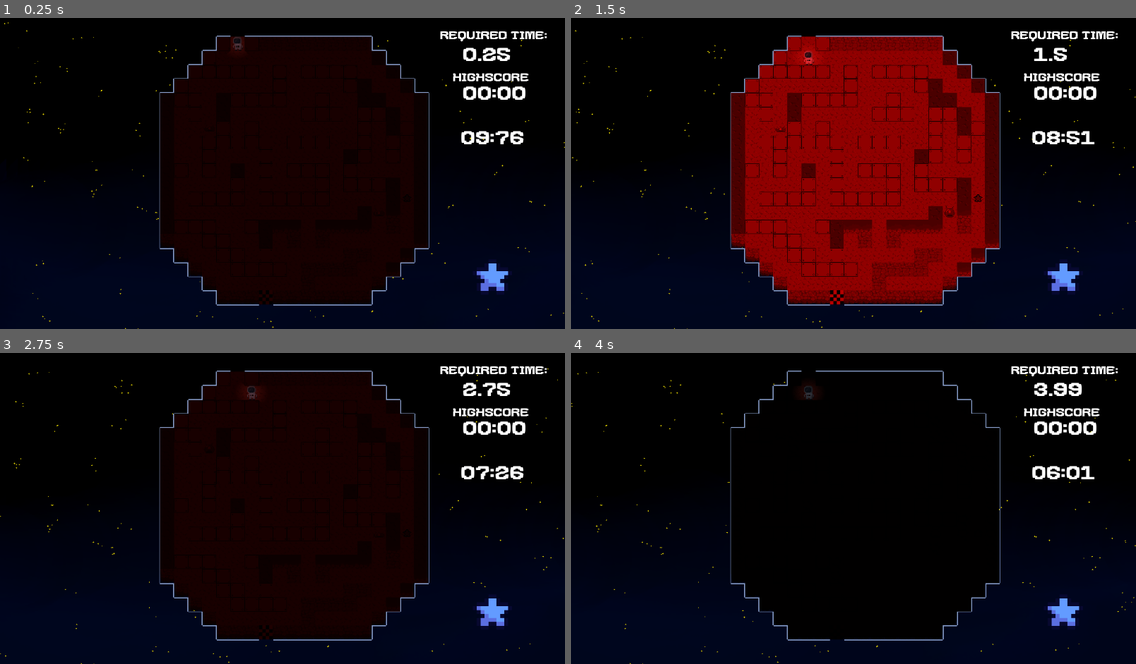
Above: before the commit, frames 1-4 (two rows, left to right).
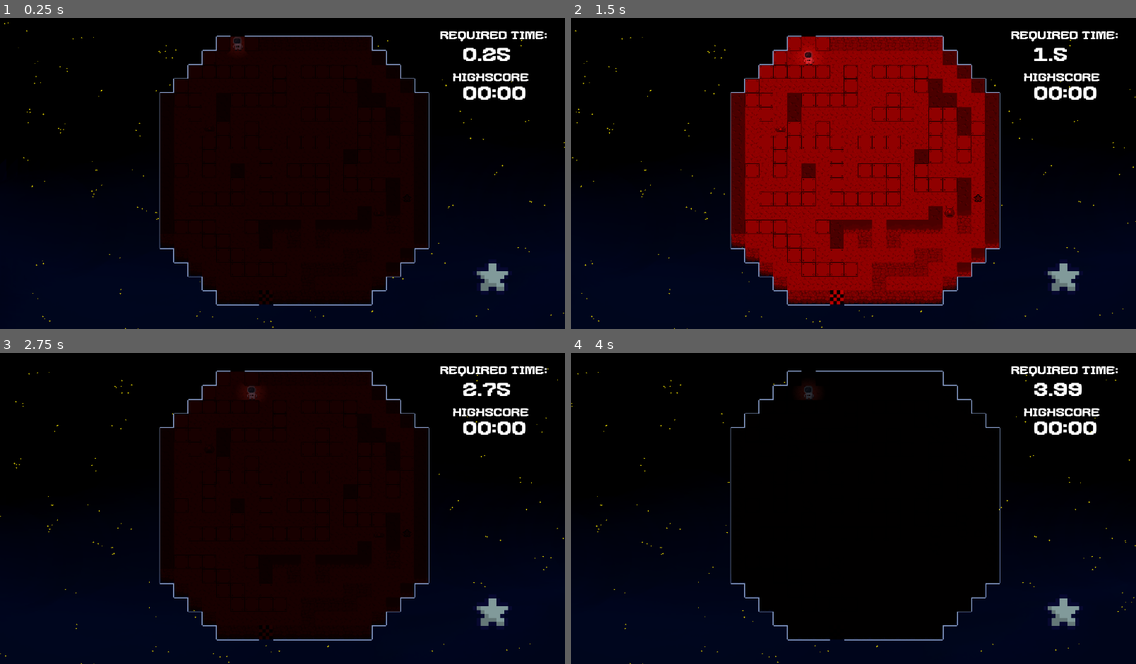
Above: after the commit, the same moments.

Repository: ilsyxn/void-escape
Game: Godot game, scene res://level/world2/level_2_1.tscn
Two runs of this game, one before a commit and one after it. Both use one fixed random seed, a clock stepped at 60 frames per second and the inputs below. This scene is started directly instead of the project's main scene.
Inputs:
- Up to frame 1 (0.25 s): no input
- Up to frame 2 (1.5 s): hold D (right) 0.53-1.28 s; hold S (down) from 1.28 s (still down)
- Up to frame 3 (2.75 s): release S (down) at 2.03 s; hold D (right) from 2.03 s (still down)
- Up to frame 4 (4 s): release D (right) at 2.78 s; hold W (up) 2.78-3.53 s; hold A (left) from 3.53 s (still down)

The runs differ from the first frame. In frame 1, 0.6% of the frame differs, in the area x 81-93%, y 4-88%; in frame 2, 0.6%; in frame 3, 0.6%; in frame 4, 0.6%.

Commit message:
idk was ich alles geändert gabe

Diff:
--- a/GameOver/Game_Over.gd
+++ b/GameOver/Game_Over.gd
@@ -1,5 +1,4 @@
 extends Node2D
-
 
 # Called when the node enters the scene tree for the first time.
 func _ready():
@@ -11,5 +10,18 @@
 	pass
 
 
-func _on_back_pressed():
+func bounce_in() -> void:
+	$".".set_physics_process(false)
+	var tween = create_tween()
+
+	# Change position x to 512 over 2 seconds
+	# Also add a bounce at the end of the transition:
+	tween.tween_property(self, "position:y", 350, 2.0).set_trans(Tween.TRANS_BOUNCE).set_ease(Tween.EASE_OUT)
+
+
+func _on_menu_pressed():
 	get_tree().change_scene_to_file("res://main-menu/level_selector.tscn")
+
+
+func _on_restart_pressed():
+	$"../../lvl2_1".restartLevel()
--- a/GameOver/Game_Over.tscn
+++ b/GameOver/Game_Over.tscn
@@ -1,45 +1,29 @@
-[gd_scene load_steps=7 format=3 uid="uid://dj4emyeeic6bl"]
+[gd_scene load_steps=5 format=3 uid="uid://dj4emyeeic6bl"]
 
 [ext_resource type="Script" path="res://GameOver/Game_Over.gd" id="1_1y0l5"]
-[ext_resource type="FontFile" uid="uid://btk6lr8r58ga0" path="res://assets/ui/gomarice_mix_bit_font.ttf" id="1_b6j4m"]
-[ext_resource type="Texture2D" uid="uid://cbpacxkbolutw" path="res://assets/buttons/play.png" id="2_1paq1"]
-[ext_resource type="Texture2D" uid="uid://btcywrpalqh3" path="res://assets/buttons/play-pressed.png" id="3_umum8"]
-[ext_resource type="Texture2D" uid="uid://dty1aww7qgakx" path="res://assets/buttons/back.png" id="5_ypnrt"]
-[ext_resource type="Texture2D" uid="uid://cugvh1jqn8dng" path="res://assets/buttons/back-pressed.png" id="6_16rkr"]
+[ext_resource type="Texture2D" uid="uid://blnqbgi6vn3j5" path="res://assets/game_over.png" id="1_qqer5"]
+[ext_resource type="Texture2D" uid="uid://23g8cgreey28" path="res://assets/buttons/restart.png" id="3_jpvee"]
+[ext_resource type="Texture2D" uid="uid://5kj1du7ak3n5" path="res://assets/buttons/menu.png" id="4_1xqwk"]
 
-[node name="GameOver" type="Node2D"]
+[node name="GameOver" type="Sprite2D"]
+texture = ExtResource("1_qqer5")
 script = ExtResource("1_1y0l5")
 
-[node name="TryAgain" type="TextureButton" parent="."]
-offset_left = 668.0
-offset_top = 403.0
-offset_right = 789.0
-offset_bottom = 449.0
-texture_normal = ExtResource("2_1paq1")
-texture_pressed = ExtResource("3_umum8")
+[node name="Restart" type="TextureButton" parent="."]
+offset_left = -488.0
+offset_top = -396.0
+offset_right = -367.0
+offset_bottom = -350.0
+scale = Vector2(8, 8)
+texture_normal = ExtResource("3_jpvee")
 
-[node name="Titel" type="Label" parent="."]
-anchors_preset = 15
-anchor_right = 1.0
-anchor_bottom = 1.0
-offset_left = 225.0
-offset_top = 57.0
-offset_right = 944.0
-offset_bottom = 158.0
-grow_horizontal = 2
-grow_vertical = 2
-size_flags_horizontal = 4
-size_flags_vertical = 1
-theme_override_fonts/font = ExtResource("1_b6j4m")
-theme_override_font_sizes/font_size = 110
-text = "Game Over"
+[node name="Menu" type="TextureButton" parent="."]
+offset_left = -488.0
+offset_top = 19.0
+offset_right = -367.0
+offset_bottom = 65.0
+scale = Vector2(8, 8)
+texture_normal = ExtResource("4_1xqwk")
 
-[node name="Back" type="TextureButton" parent="."]
-offset_left = 425.0
-offset_top = 397.0
-offset_right = 546.0
-offset_bottom = 443.0
-texture_normal = ExtResource("5_ypnrt")
-texture_pressed = ExtResource("6_16rkr")
-
-[connection signal="pressed" from="Back" to="." method="_on_back_pressed"]
+[connection signal="pressed" from="Restart" to="." method="_on_restart_pressed"]
+[connection signal="pressed" from="Menu" to="." method="_on_menu_pressed"]
--- a/level/world1/level.gd
+++ b/level/world1/level.gd
@@ -152,6 +152,7 @@
 			bewertung.set_times(stoppuhr.time, save_Game.time[id])
 			hide_lvl_ui()
 			bewertung.bounce_in()
+			print(save_Game.collected_stars)
 
 # Zum hinzufügen der Void
 func add_particle(pos: Vector2i):
--- a/level/world2/level2.gd
+++ b/level/world2/level2.gd
@@ -55,8 +55,9 @@
 	# Falls der Stern noch nicht eingesammelt wurde einen Stern spawnen
 	if !save_Game.bonusItems.has(id):
 		set_cell(1, starPos, 11, Vector2i(0,0), 0)
+		star.texture = load("res://assets/buttons/gray/stargray.png")
 	else:
-		star.texture = load("res://assets/star.png")
+		star.texture = load("res://assets/buttons/orange/starorgange.png")
 	setup_grid()
 # Player Position auf der Map finden
 	for tile_pos in get_used_cells(1):
@@ -92,10 +93,7 @@
 	# Licht soll Spieler verfolgen
 	light.position = to_global(map_to_local(player_tile_pos))
 
-	# Timer wieder aktivieren wenn Pausemenü geschlossen wird
-	if settings.enabled == false:
-		stoppuhr.process_mode = Node.PROCESS_MODE_ALWAYS
-		light_timer.process_mode = Node.PROCESS_MODE_ALWAYS
+
 
 func _unhandled_input(event):
 		if event.is_action_pressed("right"):
@@ -116,9 +114,9 @@
 			if settings.enabled == false:
 				settings.enabled = true
 				stoppuhr.process_mode = Node.PROCESS_MODE_DISABLED
-				light_timer.process_mode = Node.PROCESS_MODE_DISABLED
 			elif settings.enabled:
 				settings.enabled = false
+				stoppuhr.process_mode = Node.PROCESS_MODE_ALWAYS
 
 
 
@@ -156,7 +154,7 @@
 		# Stern einsammeln
 		if target_tile_pos == starPos:
 			bonus = true
-			star.texture = load("res://assets/star.png")
+			star.texture = load("res://assets/buttons/orange/starorgange.png")
 
 		# Wenn das Ziel erreicht wird die ganzen Infos im SaveGame speichern
 		if target_tile_id == 5:
@@ -164,6 +162,7 @@
 				save_Game.levelFinished(id)
 				if bonus:
 					save_Game.bonusCollected(id)
+					print(save_Game.bonusItems)
 
 				# Nächstes Level im Menü freischalten
 				save_Game.unlockedLevels.append(id+1)
@@ -179,7 +178,6 @@
 		timer_done = true
 		light.visible = true
 		fog.visible = true
-		light_out_in.visible = false
 		await get_tree().create_timer(0.8).timeout
 
 func _on_timer_timeout():
@@ -230,7 +228,9 @@
 				# Wenn vom Monster gefressen, dann Game Over
 				if path_taken[1] == Vector2i(player_tile_pos):
 					await get_tree().create_timer(0.5).timeout
-					get_tree().change_scene_to_file("res://GameOver/Game_Over.tscn")
+					hide_lvl_ui()
+					$"../Belichtet/GameOver".bounce_in()
+
 
 func setup_grid():
 	astagrid.region = Rect2i(0,0,100,100)
@@ -249,3 +249,13 @@
 
 func is_spot_solid(spot_to_check: Vector2i) -> bool:
 	return get_cell_tile_data(0, spot_to_check).get_custom_data(is_solid)
+
+func hide_lvl_ui():
+	$"../Belichtet/light_out_in".hide()
+	$"../Belichtet/gebrauchte_zeit".hide()
+	$"../Belichtet/stoppuhr/label".hide()
+	$"../Belichtet/Highscore".hide()
+	$"../Belichtet/HighScoreTime".hide()
+	$"../Belichtet/Border".hide()
+	$"../Belichtet/Star".hide()
+	$"../Belichtet/HighScoreTime".hide()
--- a/level/world2/level_2_1.tscn
+++ b/level/world2/level_2_1.tscn
@@ -9,7 +9,7 @@
 [ext_resource type="FontFile" uid="uid://btk6lr8r58ga0" path="res://assets/ui/gomarice_mix_bit_font.ttf" id="7_8m75s"]
 [ext_resource type="Script" path="res://level/stoppuhr.gd" id="8_j7uh6"]
 [ext_resource type="PackedScene" uid="uid://h2dqw4dt0jx3" path="res://assets/ui/settings.tscn" id="9_rchls"]
-[ext_resource type="Script" path="res://level/visual_timer.gd" id="10_te35r"]
+[ext_resource type="PackedScene" uid="uid://dj4emyeeic6bl" path="res://GameOver/Game_Over.tscn" id="11_sxb5m"]
 
 [node name="Level2-1" type="Node2D"]
 
@@ -32,39 +32,17 @@
 layer_0/name = "base"
 layer_0/tile_data = PackedInt32Array(262144, 29, 0, 327680, 29, 0, 393216, 29, 0, 458752, 29, 0, 524288, 29, 0, 589824, …(4723 unchanged characters)…
 layer_1/name = "player"
-layer_1/tile_data = PackedInt32Array(5, 1, 0, 786447, 13, 0, 393219, 14, 0, 720913, 11, 0)
+layer_1/tile_data = PackedInt32Array(5, 1, 0, 786447, 13, 0, 393219, 14, 0)
 script = ExtResource("3_od5ri")
+id = 21
+starPos = Vector2(17, 11)
+startPos = Vector2i(5, 0)
 
 [node name="Fog" type="CanvasModulate" parent="."]
 visible = false
 color = Color(0, 0, 0, 1)
 
 [node name="Belichtet" type="CanvasLayer" parent="."]
-
-[node name="visual_timer" type="Node" parent="Belichtet"]
-script = ExtResource("10_te35r")
-
-[node name="time" type="Label" parent="Belichtet/visual_timer"]
-anchors_preset = 15
-anchor_right = 1.0
-anchor_bottom = 1.0
-offset_left = 939.0
-offset_top = 234.5
-offset_right = -82.0
-offset_bottom = -371.5
-grow_horizontal = 2
-grow_vertical = 2
-size_flags_horizontal = 4
-size_flags_vertical = 1
-theme_override_fonts/font = ExtResource("7_8m75s")
-theme_override_font_sizes/font_size = 41
-text = "00:00"
-metadata/_edit_use_anchors_ = true
-
-[node name="Timer" type="Timer" parent="Belichtet/visual_timer"]
-wait_time = 10.0
-one_shot = true
-autostart = true
 
 [node name="Star" type="Sprite2D" parent="Belichtet"]
 position = Vector2(1004, 546)
@@ -78,24 +56,6 @@
 rendering_quadrant_size = 32
 format = 2
 layer_0/tile_data = PackedInt32Array(1245191, 0, 1342177280, 1245192, 0, 1342177280, -65527, 0, 1610612736, -65526, 0,  …(1106 unchanged characters)…
-
-[node name="light_out_in" type="Label" parent="Belichtet"]
-anchors_preset = 15
-anchor_right = 1.0
-anchor_bottom = 1.0
-offset_left = 902.0
-offset_top = 206.0
-offset_right = 173.0
-offset_bottom = -391.0
-grow_horizontal = 2
-grow_vertical = 2
-scale = Vector2(0.5, 0.5)
-size_flags_horizontal = 4
-size_flags_vertical = 1
-theme_override_fonts/font = ExtResource("7_8m75s")
-theme_override_font_sizes/font_size = 50
-text = "Lights out in :"
-metadata/_edit_use_anchors_ = true
 
 [node name="gebrauchte_zeit" type="Label" parent="Belichtet"]
 anchors_preset = 15
@@ -178,3 +138,7 @@
 offset_bottom = -45.0
 scale = Vector2(0.3, 0.3)
 metadata/_edit_use_anchors_ = true
+
+[node name="GameOver" parent="Belichtet" instance=ExtResource("11_sxb5m")]
+position = Vector2(581, -245)
+scale = Vector2(0.4, 0.365)
--- a/level/world2/level_2_2.tscn
+++ b/level/world2/level_2_2.tscn
@@ -34,6 +34,9 @@
 layer_1/name = "player"
 layer_1/tile_data = PackedInt32Array(262148, 15, 0, 983052, 14, 0, 131085, 1, 0, 327702, 13, 0, 131095, 11, 0)
 script = ExtResource("4_cq4ac")
+id = 22
+starPos = Vector2(23, 2)
+startPos = Vector2i(13, 2)
 
 [node name="Fog" type="CanvasModulate" parent="."]
 visible = false
--- a/level/world2/level_2_3.tscn
+++ b/level/world2/level_2_3.tscn
@@ -32,8 +32,11 @@
 layer_0/name = "base"
 layer_0/tile_data = PackedInt32Array(65537, 7, 0, 131073, 7, 0, 196609, 7, 0, 262145, 7, 0, 327681, 7, 0, 393217, 7, 0, …(12377 unchanged characters)…
 layer_1/name = "player"
-layer_1/tile_data = PackedInt32Array(1310737, 11, 0, 7, 1, 0, 524312, 13, 0, 524289, 14, 0, 1703954, 15, 0)
+layer_1/tile_data = PackedInt32Array(524312, 13, 0, 524289, 14, 0, 1703954, 15, 0, 7, 1, 0)
 script = ExtResource("4_6a04k")
+id = 23
+starPos = Vector2(17, 20)
+startPos = Vector2i(7, 0)
 
 [node name="Fog" type="CanvasModulate" parent="."]
 visible = false
--- a/level/world2/level_2_4.tscn
+++ b/level/world2/level_2_4.tscn
@@ -32,8 +32,11 @@
 layer_0/name = "base"
 layer_0/tile_data = PackedInt32Array(6, 10, 0, 7, 10, 0, 8, 10, 0, 9, 10, 0, 10, 10, 0, 11, 10, 0, 12, 10, 0, 13, 10, 0 …(18524 unchanged characters)…
 layer_1/name = "player"
-layer_1/tile_data = PackedInt32Array(26, 1, 0, 65547, 14, 0, 196633, 13, 0, 786458, 11, 0, 917513, 16, 0, 1572899, 15, 0)
+layer_1/tile_data = PackedInt32Array(26, 1, 0, 65547, 14, 0, 196633, 13, 0, 917513, 16, 0, 1572899, 15, 0)
 script = ExtResource("4_jpqlh")
+id = 24
+starPos = Vector2(26, 12)
+startPos = Vector2i(26, 0)
 
 [node name="Fog" type="CanvasModulate" parent="."]
 visible = false
--- a/level/world2/level_2_5.tscn
+++ b/level/world2/level_2_5.tscn
@@ -34,6 +34,9 @@
 layer_1/name = "player"
 layer_1/tile_data = PackedInt32Array(31, 1, 0, 524300, 13, 0, 655397, 14, 0, 1245201, 15, 0, 1703943, 16, 0)
 script = ExtResource("4_1740n")
+id = 25
+starPos = Vector2(43, 10)
+startPos = Vector2i(31, 0)
 
 [node name="Fog" type="CanvasModulate" parent="."]
 visible = false
--- a/main-menu/bewertung.gd
+++ b/main-menu/bewertung.gd
@@ -15,6 +15,7 @@
 	stern_3.texture = preload("res://main-menu/star_gelb_big.png")
 	if !save_Game.three_stars.has(id):
 		save_Game.three_stars.append(id)
+	addStars(3,id)
 
 func two_stars(id):
 	stern_1.texture = preload("res://main-menu/star_gelb_big.png")
@@ -22,12 +23,17 @@
 	if !save_Game.two_stars.has(id):
 		save_Game.two_stars.append(id)
 
+	addStars(2,id)
 func one_star(id):
 	stern_1.texture = preload("res://main-menu/star_gelb_big.png")
 	if !save_Game.one_star.has(id):
 		save_Game.one_star.append(id)
+	addStars(1,id)
 
-
+func addStars(stars, id):
+	if save_Game.stars_per_level[id] < stars:
+		save_Game.collected_stars += stars - save_Game.stars_per_level[id]
+		save_Game.stars_per_level[id] = stars
 
 func _on_continue_pressed():
 	get_tree().change_scene_to_file("res://main-menu/level_selector.tscn")
--- a/main-menu/level_selector.tscn
+++ b/main-menu/level_selector.tscn
@@ -72,15 +72,15 @@
 
 
 func _on_level_23_pressed():
-	pass
+	get_tree().change_scene_to_file(\"res://level/world2/level_2_3.tscn\")
 
 
 func _on_level_24_pressed():
-	pass # Replace with function body.
+	get_tree().change_scene_to_file(\"res://level/world2/level_2_4.tscn\")
 
 
 func _on_level_25_pressed():
-	pass # Replace with function body.
+	get_tree().change_scene_to_file(\"res://level/world2/level_2_5.tscn\")
 
 
 func _on_level_31_pressed():
--- /dev/null
+++ b/main-menu/shop.tscn
@@ -0,0 +1,17 @@
+[gd_scene load_steps=3 format=3 uid="uid://b6soj3hv42mmr"]
+
+[ext_resource type="PackedScene" uid="uid://c2g1xhq21x1mf" path="res://main-menu/background.tscn" id="1_635h5"]
+[ext_resource type="PackedScene" uid="uid://wmiwgf778der" path="res://main-menu/slot.tscn" id="2_a2vry"]
+
+[node name="Shop" type="Node2D"]
+
+[node name="Background" parent="." instance=ExtResource("1_635h5")]
+
+[node name="VBocContainer" type="VBoxContainer" parent="."]
+offset_bottom = 40.0
+
+[node name="HBoxContainer" type="HBoxContainer" parent="VBocContainer"]
+layout_mode = 2
+
+[node name="Shop" parent="VBocContainer/HBoxContainer" instance=ExtResource("2_a2vry")]
+position = Vector2(157, 231)
--- a/main-menu/slot.gd
+++ b/main-menu/slot.gd
@@ -1,34 +1,22 @@
 extends Node2D
+@export var isOwned : bool
+@export var id : int
+@export var bild : Texture2D
+@onready var knopf = $Knopf
+@onready var background = $Background
+@onready var skin = $Skin
+@onready var owned = $Owned
 
-@onready var selected : bool = false
-@onready var img = $Img
-@onready var background = $Img/Background
-@onready var skin = $Img/Skin
-@onready var owned = $Img/Owned
-
-@export var id : int
-@export var isOwned : bool
-@export var image : Texture2D
-
-# Called when the node enters the scene tree for the first time.
+signal select
 func _ready():
+	skin.texture = bild
+func _process(_delta):
+	if isOwned:
+		owned.visible = true
+	else:
+		owned.visible = false
 
 
-	skin.texture = image
-	if selected:
-		img.texture = preload("res://assets/skins/slot-selected.png")
-	elif !selected:
-		img.texture = preload("res://assets/skins/slot.png")
 
-
-# Called every frame. 'delta' is the elapsed time since the previous frame.
-func _process(delta):
-	if selected:
-		img.texture = preload("res://assets/skins/slot-selected.png")
-	elif !selected:
-		img.texture = preload("res://assets/skins/slot.png")
-
-	if isOwned:
-		owned.visible = true
-	elif !isOwned:
-		owned.visible = false
+func _on_knopf_pressed():
+	select.emit(id)
--- a/main-menu/slot.tscn
+++ b/main-menu/slot.tscn
@@ -1,26 +1,34 @@
-[gd_scene load_steps=5 format=3 uid="uid://wmiwgf778der"]
+[gd_scene load_steps=7 format=3 uid="uid://wmiwgf778der"]
 
 [ext_resource type="Script" path="res://main-menu/slot.gd" id="1_8dq2g"]
 [ext_resource type="Texture2D" uid="uid://chpdsnyfc7vms" path="res://assets/skins/slot.png" id="1_s3yat"]
+[ext_resource type="Texture2D" uid="uid://sey3e8riqju7" path="res://assets/skins/slot-selected.png" id="1_vg848"]
 [ext_resource type="Texture2D" uid="uid://f68xcnilhq47" path="res://assets/skins/background.png" id="2_ksli3"]
+[ext_resource type="Texture2D" uid="uid://c1tf5xvc0wlgi" path="res://assets/skins/character.png" id="4_nqsxq"]
 [ext_resource type="Texture2D" uid="uid://dhu1eyfmd32w3" path="res://assets/skins/owned.png" id="4_qpp01"]
 
-[node name="Slot" type="Node2D"]
+[node name="Shop" type="Node2D"]
 script = ExtResource("1_8dq2g")
 
-[node name="Img" type="Sprite2D" parent="."]
-texture = ExtResource("1_s3yat")
+[node name="Knopf" type="TextureButton" parent="."]
+offset_right = 64.0
+offset_bottom = 65.0
+texture_normal = ExtResource("1_s3yat")
+texture_pressed = ExtResource("1_vg848")
 
-[node name="Background" type="Sprite2D" parent="Img"]
-position = Vector2(0.799999, -0.200001)
-scale = Vector2(1.3, 1.3)
+[node name="Background" type="Sprite2D" parent="."]
+position = Vector2(32, 32.5)
+scale = Vector2(1.25, 1.28125)
 texture = ExtResource("2_ksli3")
 
-[node name="Skin" type="Sprite2D" parent="Img"]
-position = Vector2(0.6, -0.400003)
+[node name="Skin" type="Sprite2D" parent="."]
+position = Vector2(32, 32)
 scale = Vector2(1.2, 1.2)
+texture = ExtResource("4_nqsxq")
 
-[node name="Owned" type="Sprite2D" parent="Img"]
-position = Vector2(14.6, 15.6)
-scale = Vector2(0.7, 0.7)
+[node name="Owned" type="Sprite2D" parent="."]
+position = Vector2(46, 47)
+scale = Vector2(0.6, 0.6)
 texture = ExtResource("4_qpp01")
+
+[connection signal="pressed" from="Knopf" to="." method="_on_knopf_pressed"]
--- a/save/saveGame.gd
+++ b/save/saveGame.gd
@@ -5,12 +5,14 @@
 @export var finishedLevels : Array[int]
 var unlockedLevels = [1,21,31]
 @export var time : Array
+@export var stars_per_level : Array[int]
 
 var welt1_skins = [1, 21, 19, 22, 20, 18, 17, 12]
 var welt3_skins = [3, 7, 5, 9, 6, 4, 2, 8]
 var world1_player = welt1_skins[0]
 var world3_player = welt3_skins[0]
 var selectedSkinText = preload("res://assets/skins/character.png")
+var collected_stars = 0
 
 var three_stars = []
 var two_stars = []
@@ -27,7 +29,10 @@
 	return world1_player
 
 func bonusCollected(id : int):
-	bonusItems.append(id)
+	if !bonusItems.has(id):
+		bonusItems.append(id)
+		collected_stars += 1
+		print(collected_stars)
 
 func levelFinished(id : int):
 	finishedLevels.append(id)
--- a/save/saveGame.tres
+++ b/save/saveGame.tres
@@ -6,4 +6,5 @@
 script = ExtResource("1_scb8s")
 bonusItems = Array[int]([0])
 finishedLevels = Array[int]([0])
-time = [null, null, null, null, null, null, null, null, null, null, null, null, null, null, null, null, null, null, null, null]
+time = [null, null, null, null, null, null, null, null, null, null, null, null, null, null, null, null, null, null, null, null, null, null, null, null, null, null, null, null, null, null, null, null, null, null, null, null, null, null, null, null]
+stars_per_level = Array[int]([0, 0, 0, 0, 0, 0, 0, 0, 0, 0, 0, 0, 0, 0, 0, 0, 0, 0, 0, 0, 0, 0, 0, 0, 0, 0, 0, 0, 0, 0, 0, 0, 0, 0, 0, 0, 0, 0, 0, 0])
Binary file added: assets/buttons/manu.png
Not shown, added: assets/buttons/manu.png.import
Binary file added: assets/buttons/menu.png
Not shown, added: assets/buttons/menu.png.import
Binary file added: assets/buttons/restart.png
Not shown, added: assets/buttons/restart.png.import
Binary file added: assets/game_over.png
Not shown, added: assets/game_over.png.import
